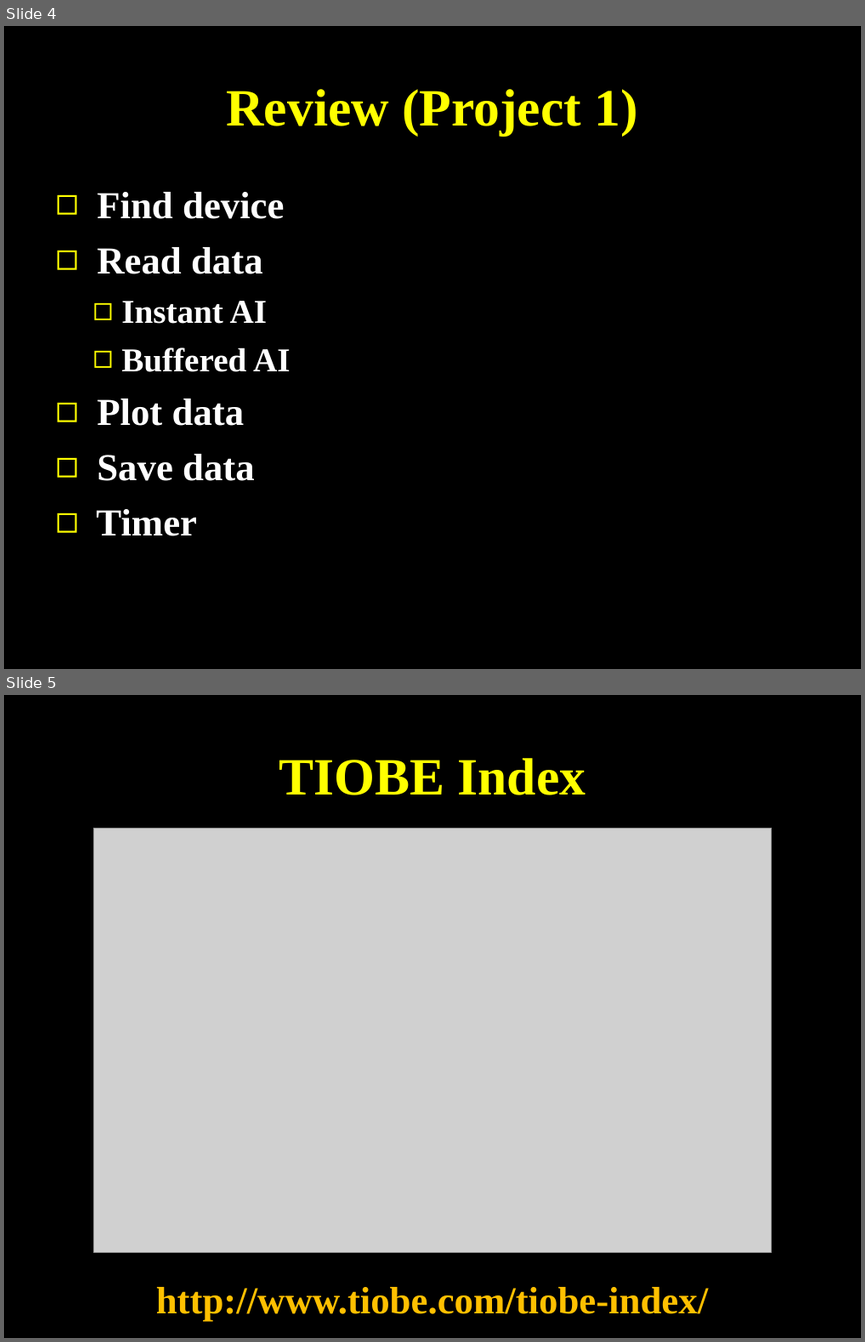
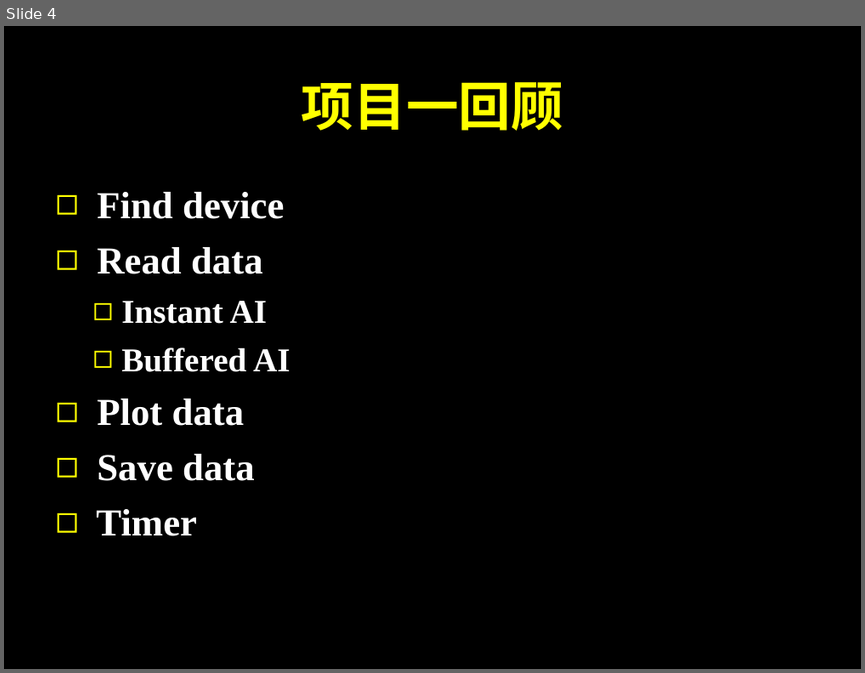
Before and after one commit to SJTUCourse/BI450, a slide deck: Lectures/2017 Fall/Lecture 2/Lecture 2.ppt. Shown one above the other, each under a label of ours: slides 4 and 5 before the commit, slide 4 after it. The pictures are 865x1342 and 865x673 pixels, drawn with LibreOffice and Linux fonts; fonts in the diff are those of the drawing; grey boxes stand for pictures. Boxes give left, top, right and bottom in pixels: in the first picture for what was removed or moved away, otherwise in the second. Text is boxed around its words. In the diff, an @@ line names an element or a change of style, - is before the commit and + after.

```diff
--- a/Lectures/2017 Fall/Lecture 2/Lecture 2.ppt
+++ b/Lectures/2017 Fall/Lecture 2/Lecture 2.ppt
@@ slide 5 removed at box(4, 695, 861, 1338), background #000000 @@
@@ title removed at box(279, 758, 586, 795) @@
-TIOBE Index
@@ picture removed at box(94, 828, 772, 1252) @@
@@ text removed at box(156, 1287, 708, 1321) @@
-http://www.tiobe.com/tiobe-index/
@@ slide 4 changed as well @@
@@ title at box(302, 82, 563, 131): text changed @@
-Review (Project 1)
+项目一回顾
```
Also in this commit, not shown: 2 other slides changed, 5 slides added, 7 other slides removed, 2 other files.
